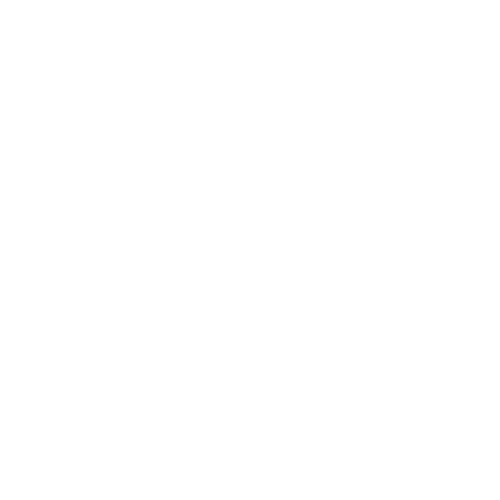
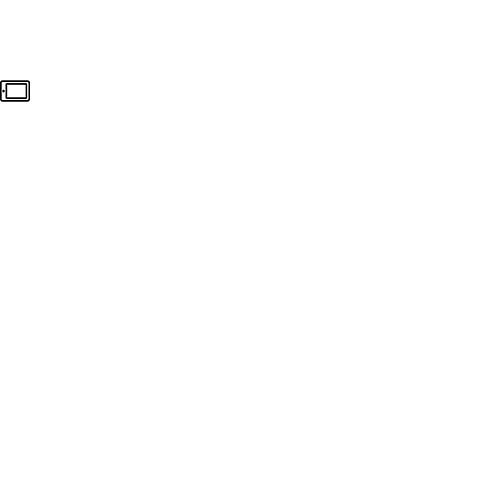
Two versions of the same layered image (w=500, h=500). Layer-by-layer changes:
added layer "tablet" above "clock-icon" over [0, 80, 30, 102]
